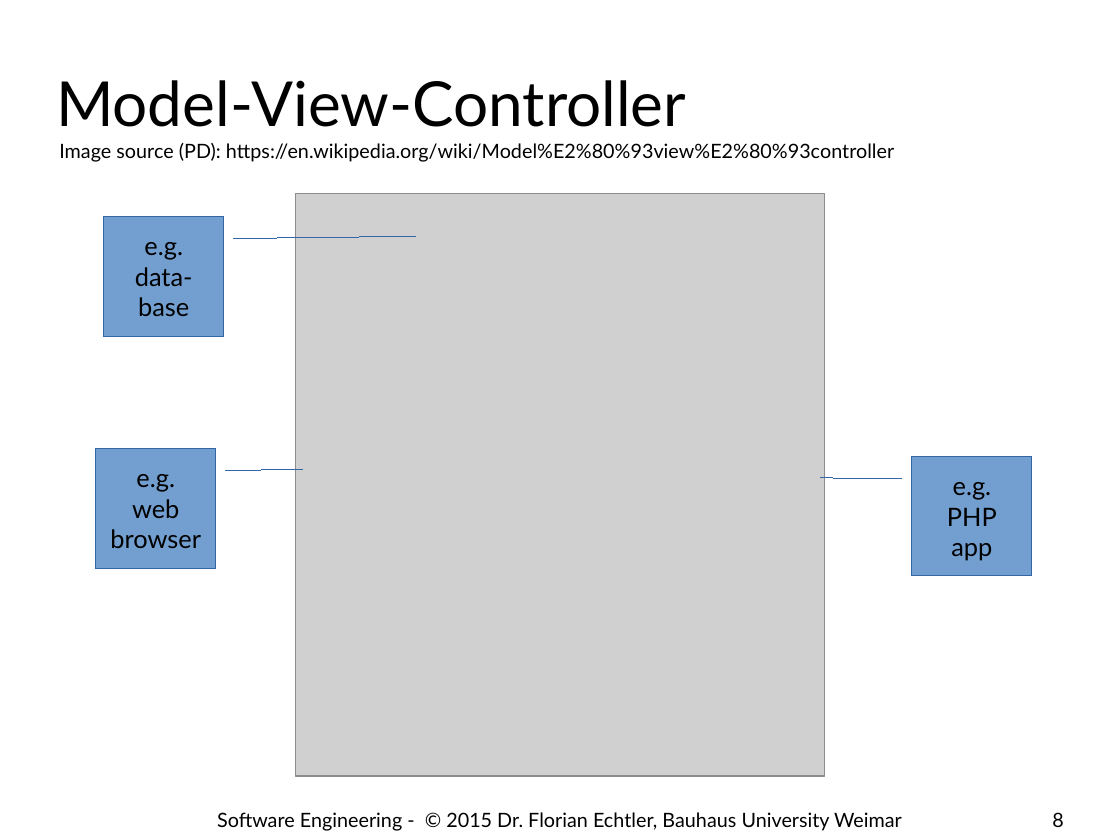
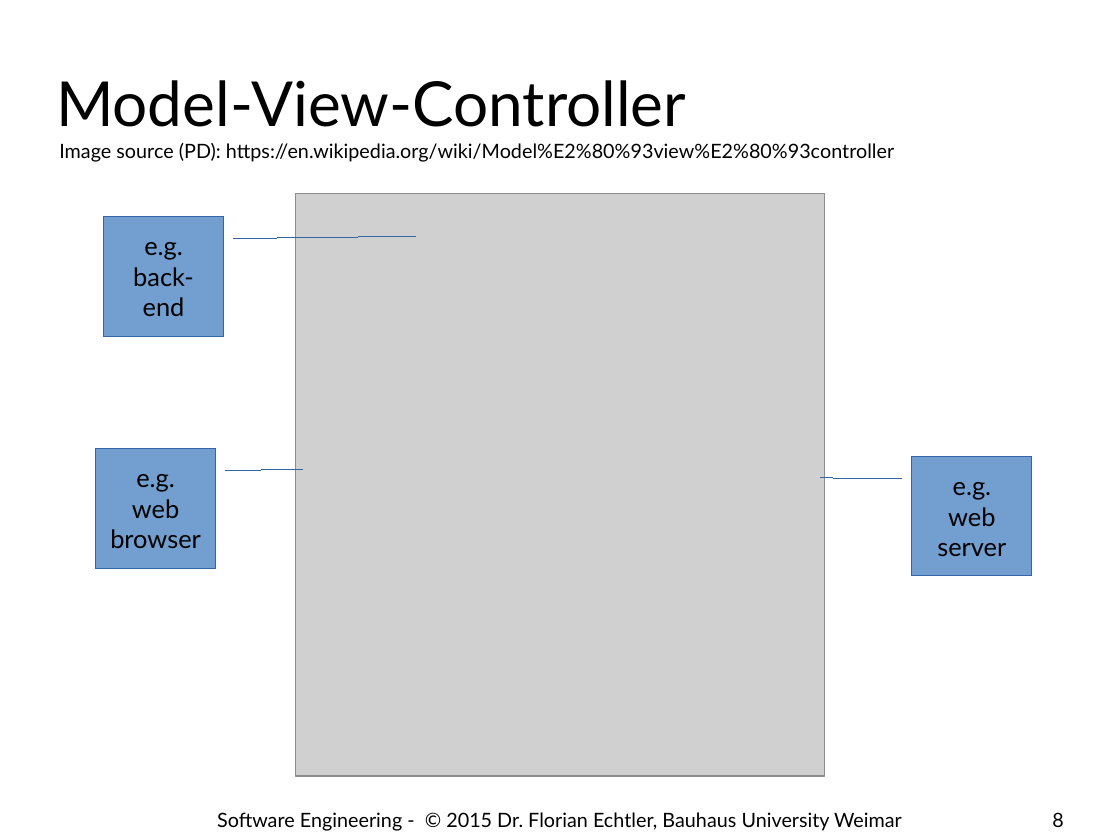
Before and after one commit to floe/software-engineering, a slide deck: slide 8 of 05-design-patterns-intro.odp. Drawn at 1120x840 pixels with LibreOffice and Linux fonts; fonts in the diff are those of the drawing; grey boxes stand for pictures; background and template pictures are left out. Boxes give left, top, right and bottom in pixels: in the first picture for what was removed or moved away, otherwise in the second. Text is boxed around its words. In the diff, an @@ line names an element or a change of style, - is before the commit and + after.

```diff
--- a/05-design-patterns-intro.odp
+++ b/05-design-patterns-intro.odp
@@ text in border callout at <box>133,267,194,316</box>: text changed @@
-data-
-base
+back-
+end
@@ text in border callout at <box>937,507,1006,556</box>: text changed @@
-PHP
-app
+web
+server
```
Also in this commit, not shown: 3 other slides changed, 1 slide added.
